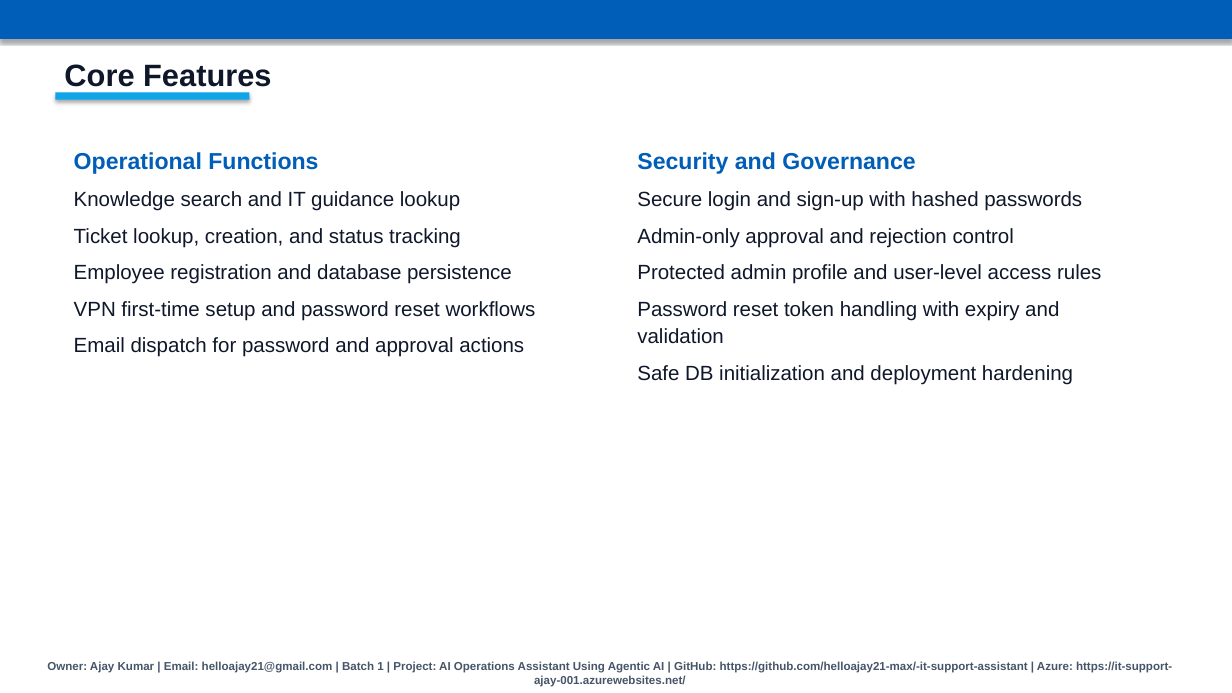
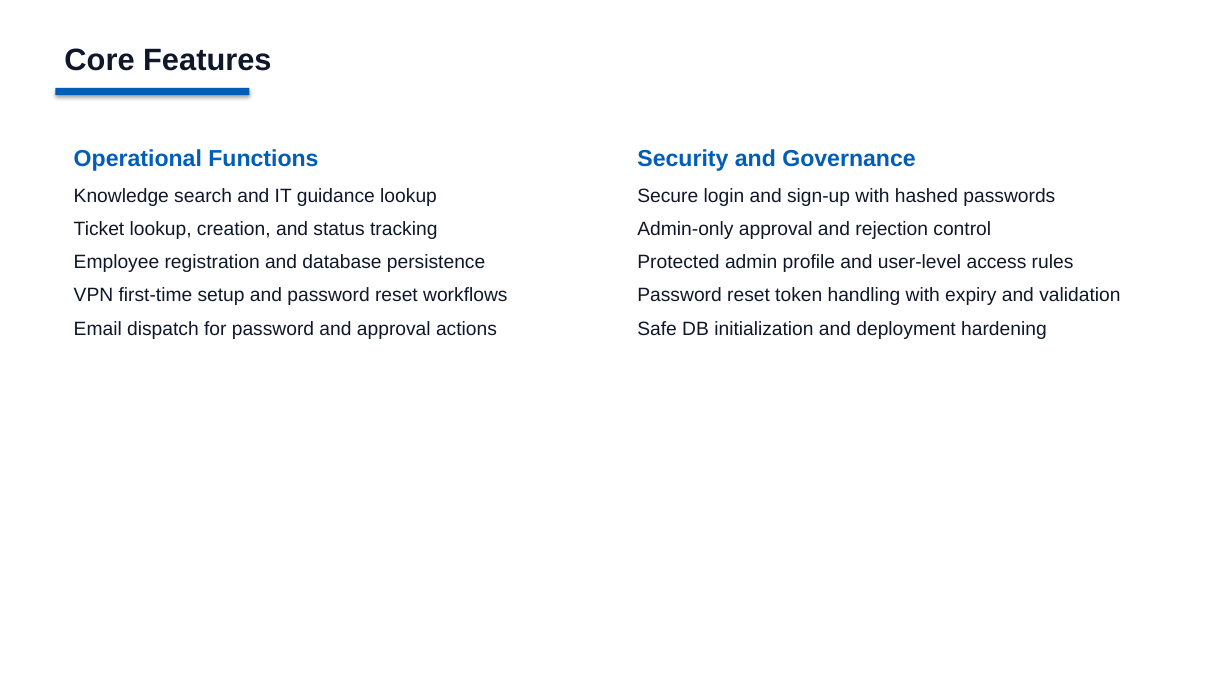
Before and after one commit to helloajay21-max/-it-support-assistant, a slide deck: slide 5 of AI_Operations_Assistant_Presentation.pptx. Drawn at 1232x693 pixels with LibreOffice and Linux fonts; fonts in the diff are those of the drawing. Boxes give left, top, right and bottom in pixels: in the first picture for what was removed or moved away, otherwise in the second. Text is boxed around its words. In the diff, an @@ line names an element or a change of style, - is before the commit and + after.

```diff
--- a/AI_Operations_Assistant_Presentation.pptx
+++ b/AI_Operations_Assistant_Presentation.pptx
@@ rectangle removed at (0, 0, 1232, 39) @@
@@ text "Core Features": place and size @@
-text "Core Features" at (64, 64, 271, 87)
+text "Core Features" at (64, 48, 271, 71)
@@ rectangle: place and size @@
-rectangle at (55, 92, 250, 100)
+rectangle at (55, 88, 250, 95)
@@ rectangle at (55, 88, 250, 95): fill #0EA5E9 to #005EB8 @@
@@ text "Operational Functions" at (74, 149, 507, 339): size 16 to 15 pt; line spacing 1.12 to 1; more space between paragraphs; alignment left to justified; line spacing 1.12 to 1.1; less space between paragraphs @@
@@ text "Security and Governance" at (637, 149, 1120, 339): size 16 to 15 pt; line spacing 1.12 to 1; more space between paragraphs; alignment left to justified; line spacing 1.12 to 1.1; less space between paragraphs @@
@@ text removed at (47, 661, 1172, 687) @@
-Owner: Ajay Kumar | Email: helloajay21@gmail.com | Batch 1 | Project: AI Operations Assistant Using Agentic AI | GitHub: https://github.com/helloajay21-max/-it-support-assistant | Azure: https://it-support-ajay-001.azurewebsites.net/
```
Also in this commit, not shown: 6 other slides changed.
